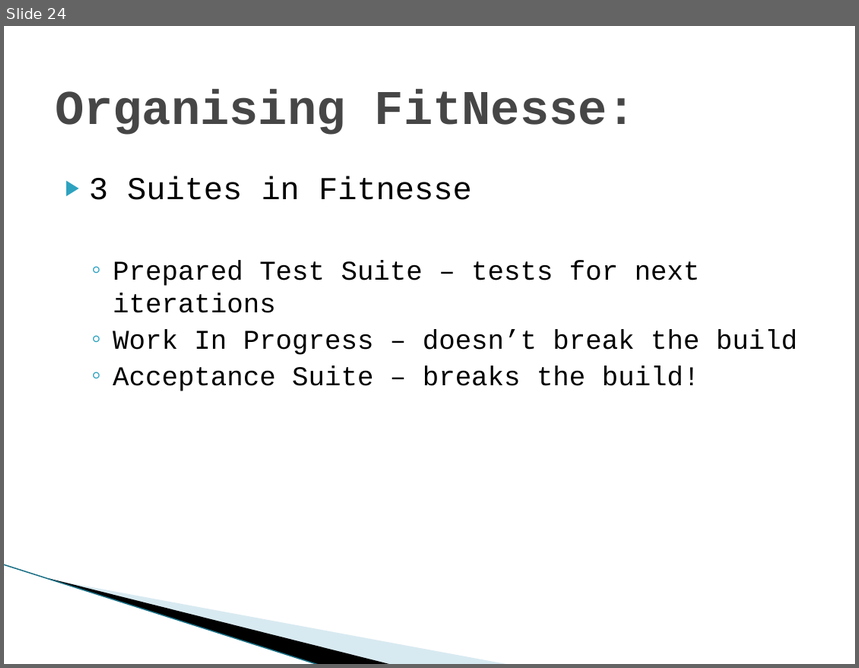
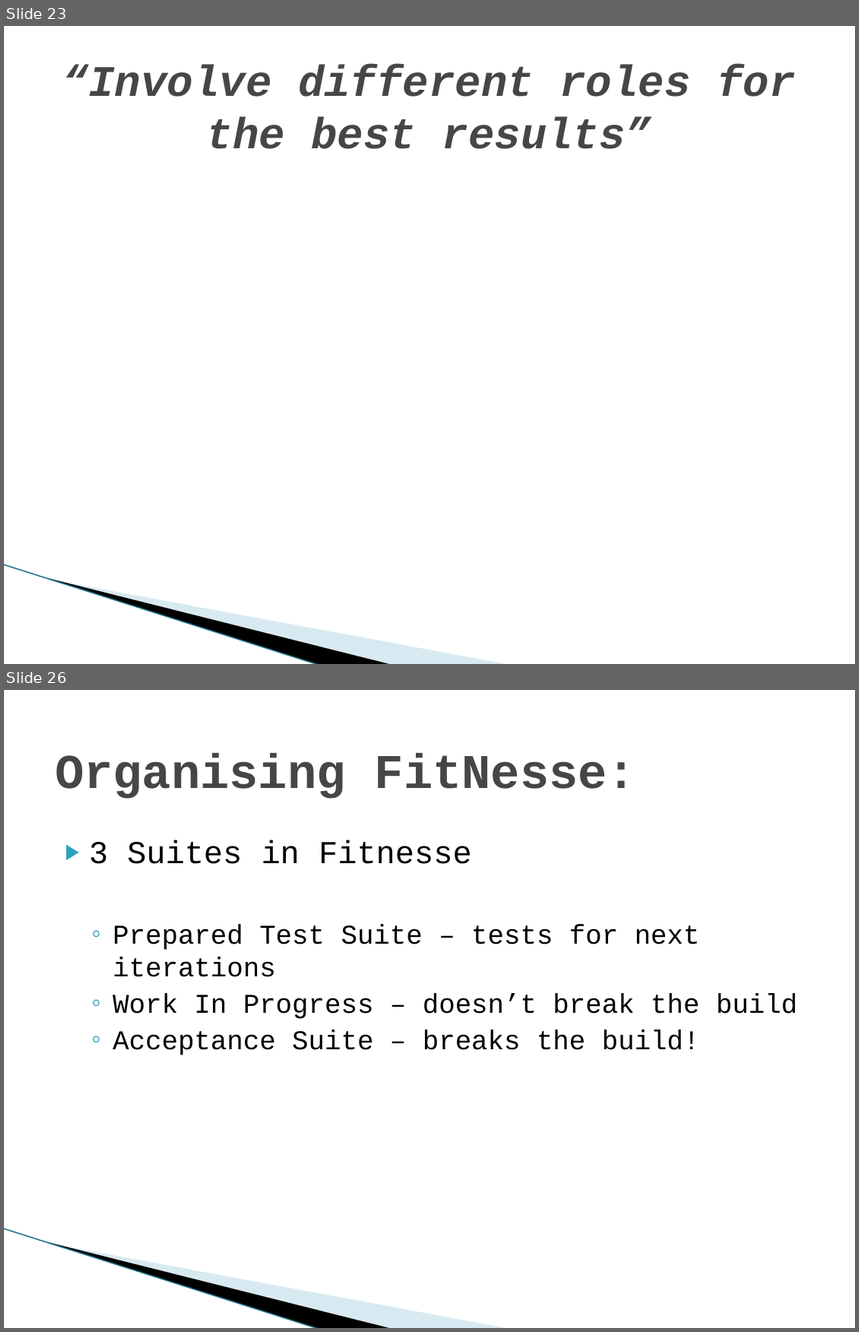
Before and after one commit to michelgrootjans/agileacceptancetesting, a slide deck: Slides/20090604_Ihc_AgileAcceptanceTesting.pptx. Shown one above the other, each under a label of ours: slide 24 before the commit, slides 23 and 26 after it; the slides between them are not shown. The pictures are 859x668 and 859x1332 pixels, drawn with LibreOffice and Linux fonts; fonts in the diff are those of the drawing; background and template pictures are left out. Boxes give left, top, right and bottom in pixels: in the first picture for what was removed or moved away, otherwise in the second. Text is boxed around its words. In the diff, an @@ line names an element or a change of style, - is before the commit and + after.

```diff
--- a/Slides/20090604_Ihc_AgileAcceptanceTesting.pptx
+++ b/Slides/20090604_Ihc_AgileAcceptanceTesting.pptx
@@ slide 23 added at [4, 26, 855, 664], background #FFFFFF; not listed: 3 template elements that a slide beside it also shows @@
@@ title added at [63, 64, 795, 149], 36.9 pt, text #464646, bold, italic @@
+“Involve different roles for the best results”
@@ what was slide 24 is now slide 26 @@
```
Also in this commit, not shown: 5 slides changed, 4 other slides added, 6 slides removed, 3 other files.
